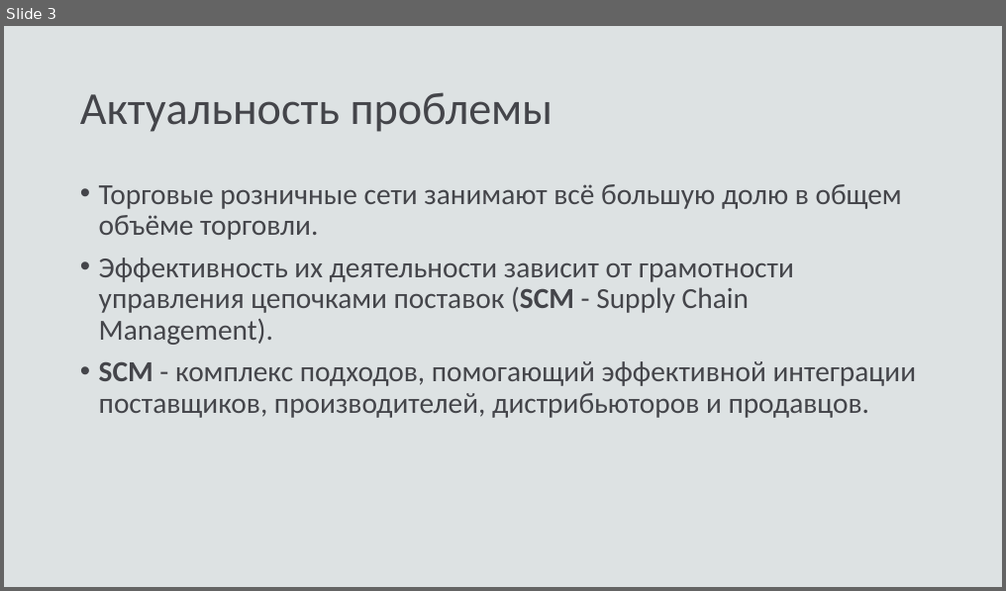
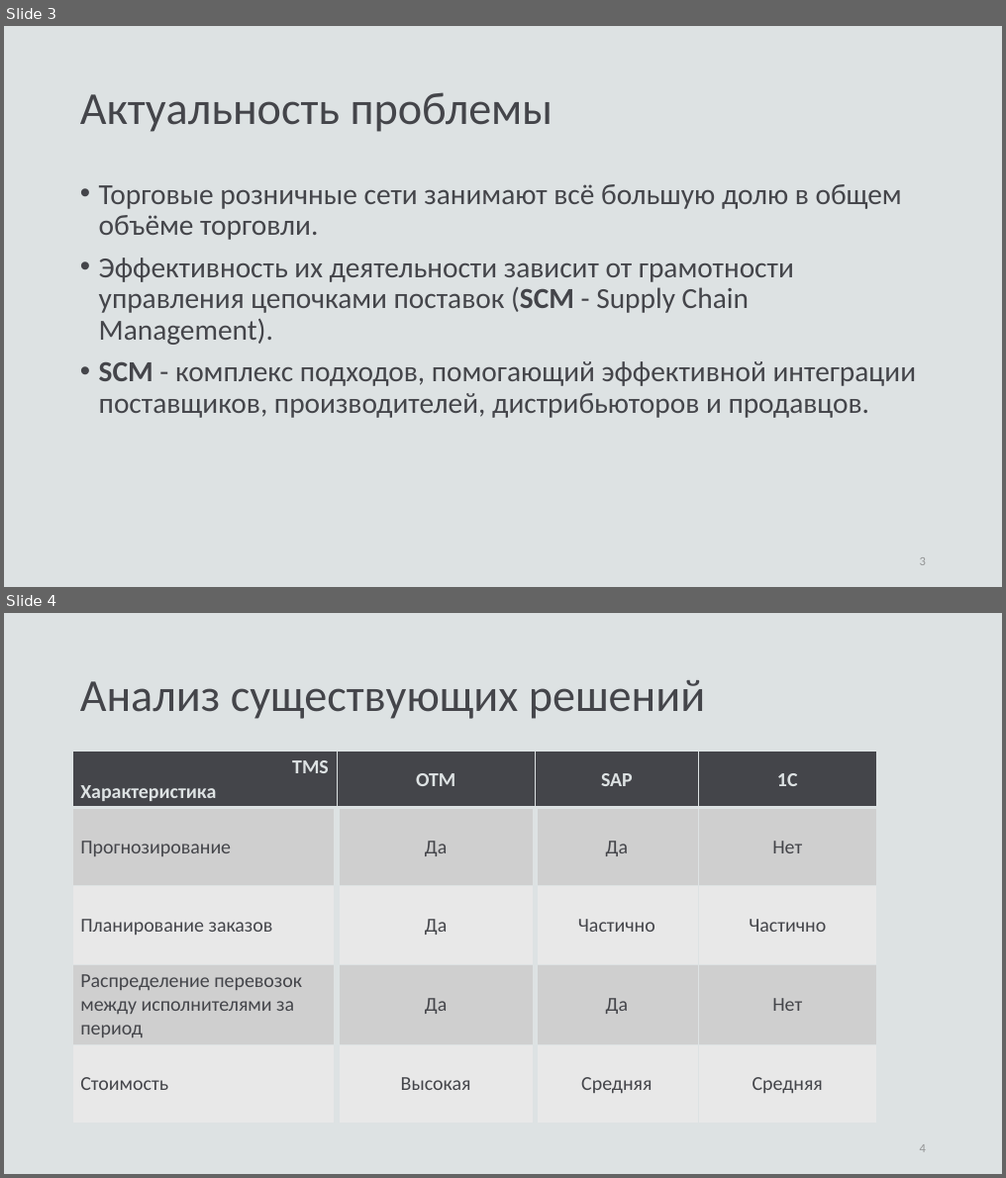
Before and after one commit to fairay/BachelorDiploma, a slide deck: presentation.pptx. Shown one above the other, each under a label of ours: slide 3 before the commit, slides 3 and 4 after it. The pictures are 1006x591 and 1006x1178 pixels, drawn with LibreOffice and Linux fonts; fonts in the diff are those of the drawing. Boxes give left, top, right and bottom in pixels: in the first picture for what was removed or moved away, otherwise in the second. Text is boxed around its words. In the diff, an @@ line names an element or a change of style, - is before the commit and + after.

```diff
--- a/presentation.pptx
+++ b/presentation.pptx
@@ slide 4 added at (x1=4, y1=613, x2=1002, y2=1174), background #DDE2E3 @@
@@ title added at (x1=80, y1=680, x2=705, y2=719), 44 pt, text #44454A @@
+Анализ существующих решений
@@ table added at (x1=73, y1=752, x2=877, y2=1124), 5 rows, 4 columns @@
+TMS / Характеристика | OTM | SAP | 1C
+Прогнозирование | Да | Да | Нет
+Планирование заказов | Да | Частично | Частично
+Распределение перевозок между исполнителями за период | Да | Да | Нет
+Стоимость | Высокая | Средняя | Средняя
@@ page number added at (x1=920, y1=1145, x2=926, y2=1153), 12 pt, text #949496 @@
+4
@@ slide 3 changed as well @@
@@ page number added at (x1=920, y1=558, x2=926, y2=566), 12 pt, text #949496 @@
+3
```
Also in this commit, not shown: 2 other slides changed, 13 other slides added, 6 slides removed, 31 other files.
